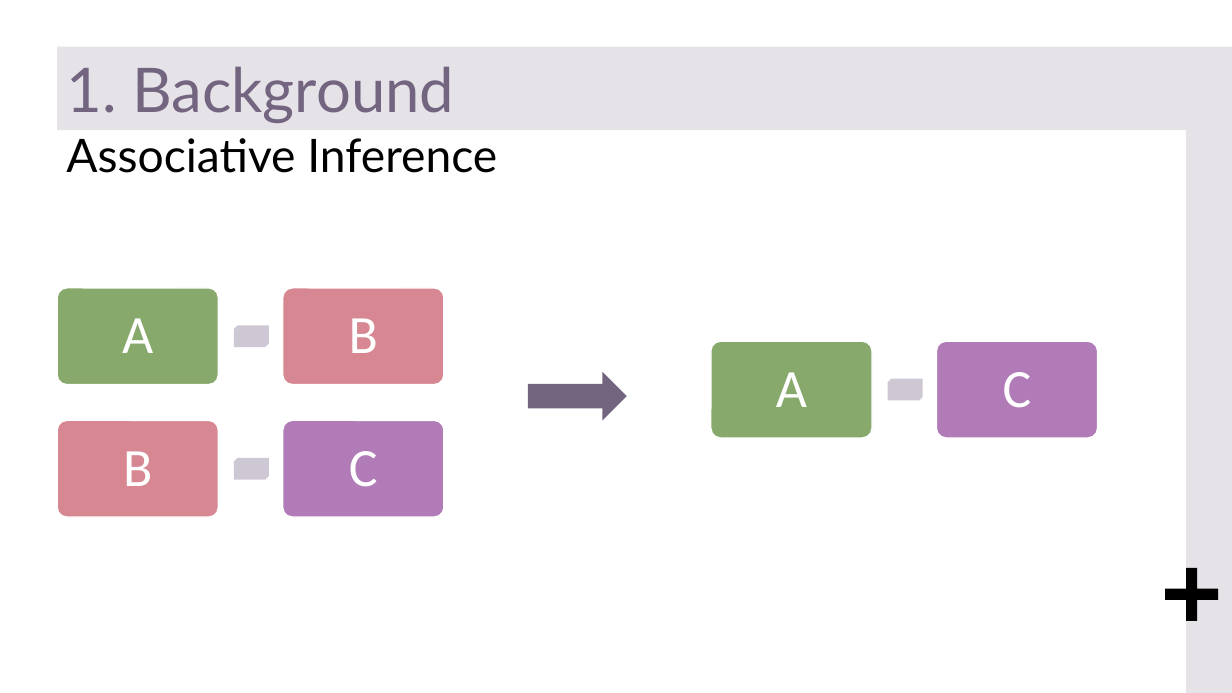
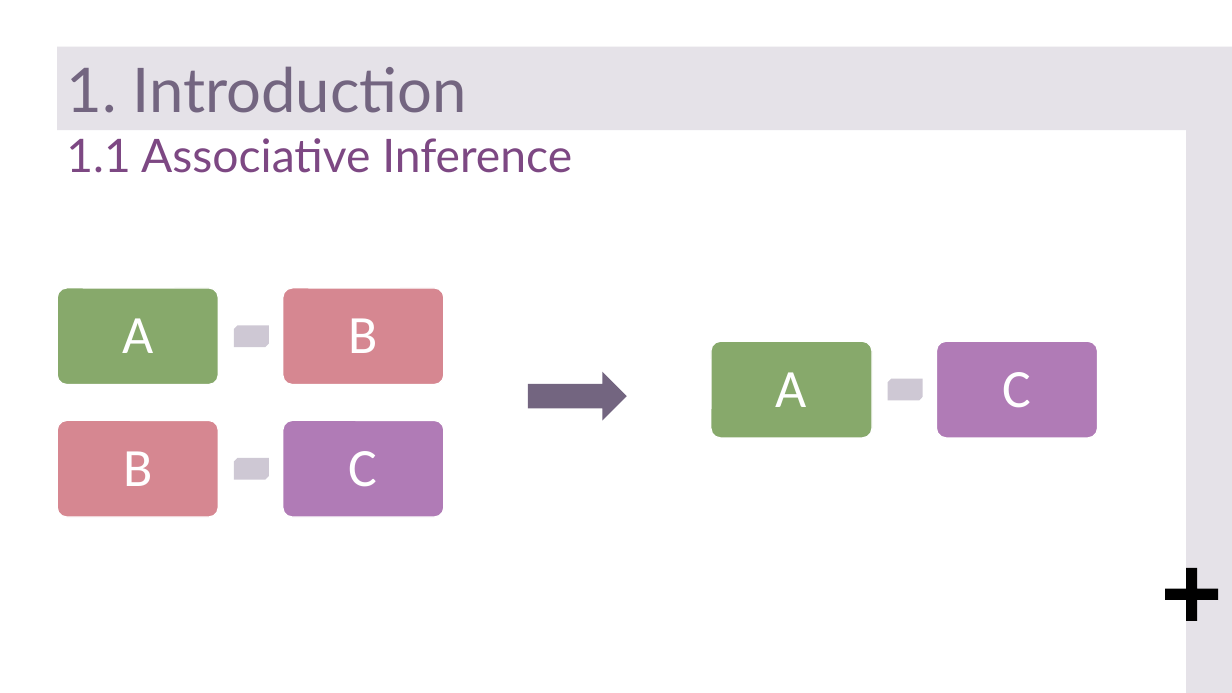
Before and after one commit to FlorianLeprevost/SemLink, a slide deck: slide 3 of BIONpres.pptx. Drawn at 1232x693 pixels with LibreOffice and Linux fonts; fonts in the diff are those of the drawing. Boxes give left, top, right and bottom in pixels: in the first picture for what was removed or moved away, otherwise in the second. Text is boxed around its words. In the diff, an @@ line names an element or a change of style, - is before the commit and + after.

```diff
--- a/BIONpres.pptx
+++ b/BIONpres.pptx
@@ text in rectangle at box(66, 66, 466, 113): text changed @@
-1. Background
+1. Introduction
@@ title at box(66, 138, 572, 173): text changed; text colour #000000 to #7D4883 @@
-Associative Inference
+1.1 Associative Inference
```
Also in this commit, not shown: 10 slides added, 2 slides removed.
